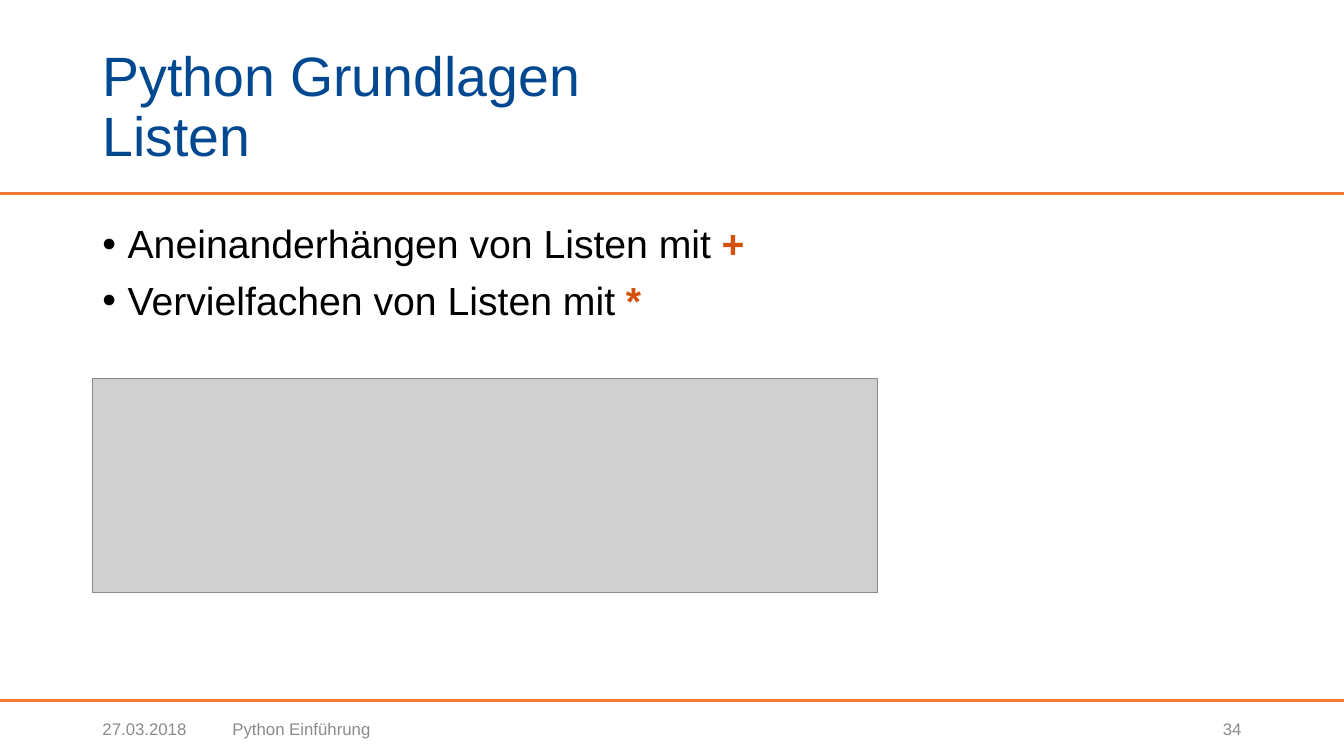
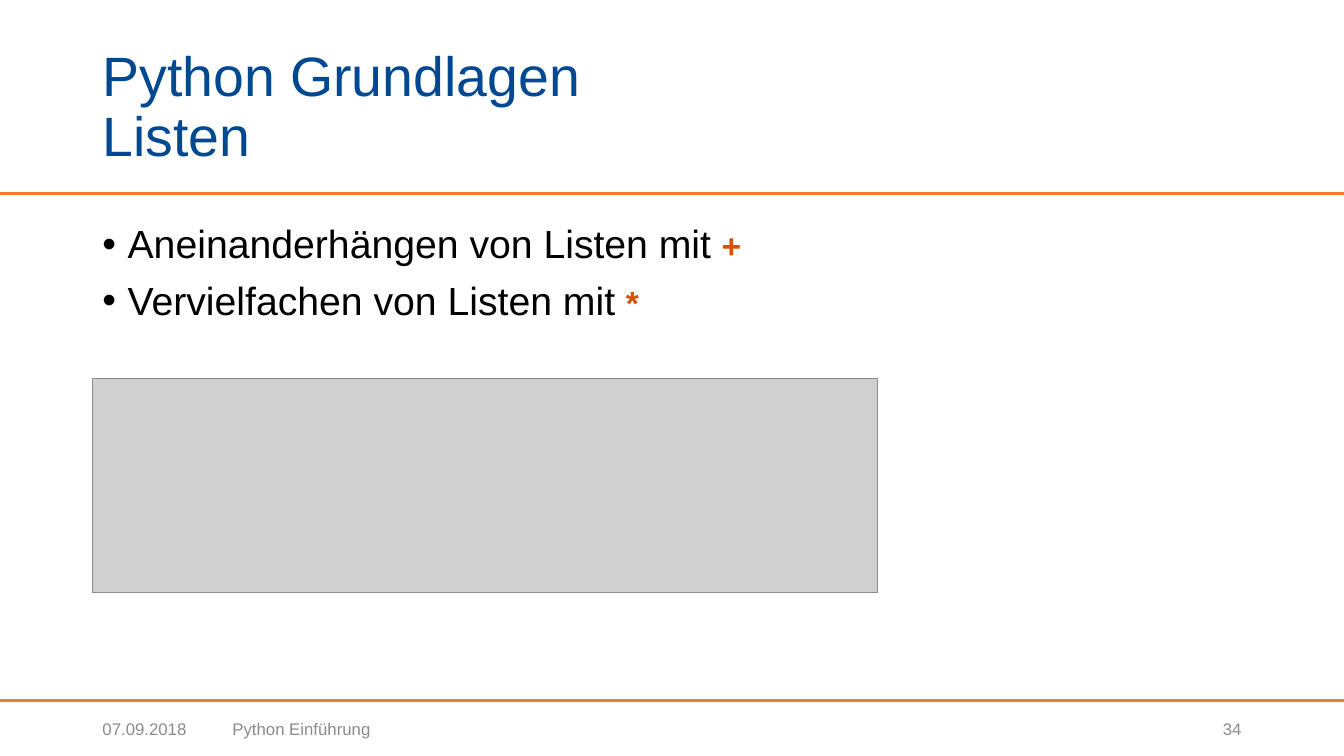
Before and after one commit to BogyMitutoyoCTL/Sophy-Preparation, a slide deck: slide 34 of Präsentationen/Python Einführung.pptx. Drawn at 1344x756 pixels with LibreOffice and Linux fonts; fonts in the diff are those of the drawing; grey boxes stand for pictures; background and template pictures are left out. Boxes give left, top, right and bottom in pixels: in the first picture for what was removed or moved away, otherwise in the second. Text is boxed around its words. In the diff, an @@ line names an element or a change of style, - is before the commit and + after.

Commit message:
Fix some font sizes and colors

```diff
--- a/Präsentationen/Python Einführung.pptx
+++ b/Präsentationen/Python Einführung.pptx
@@ text "Aneinanderhängen von Listen mit +" at <box>128,229,711,316</box>: size 28 to 24 pt in "+", "*" @@
@@ text at <box>102,723,186,735</box>: text changed @@
-27.03.2018
+07.09.2018
```
Also in this commit, not shown: 58 other slides changed.
